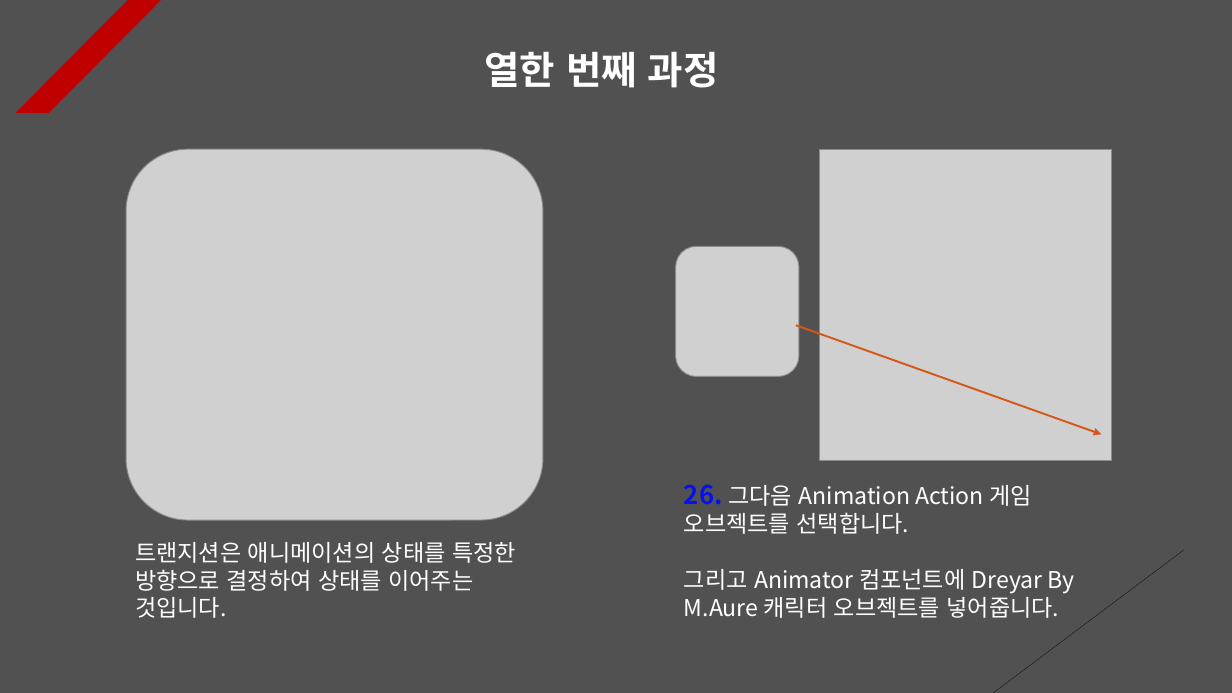
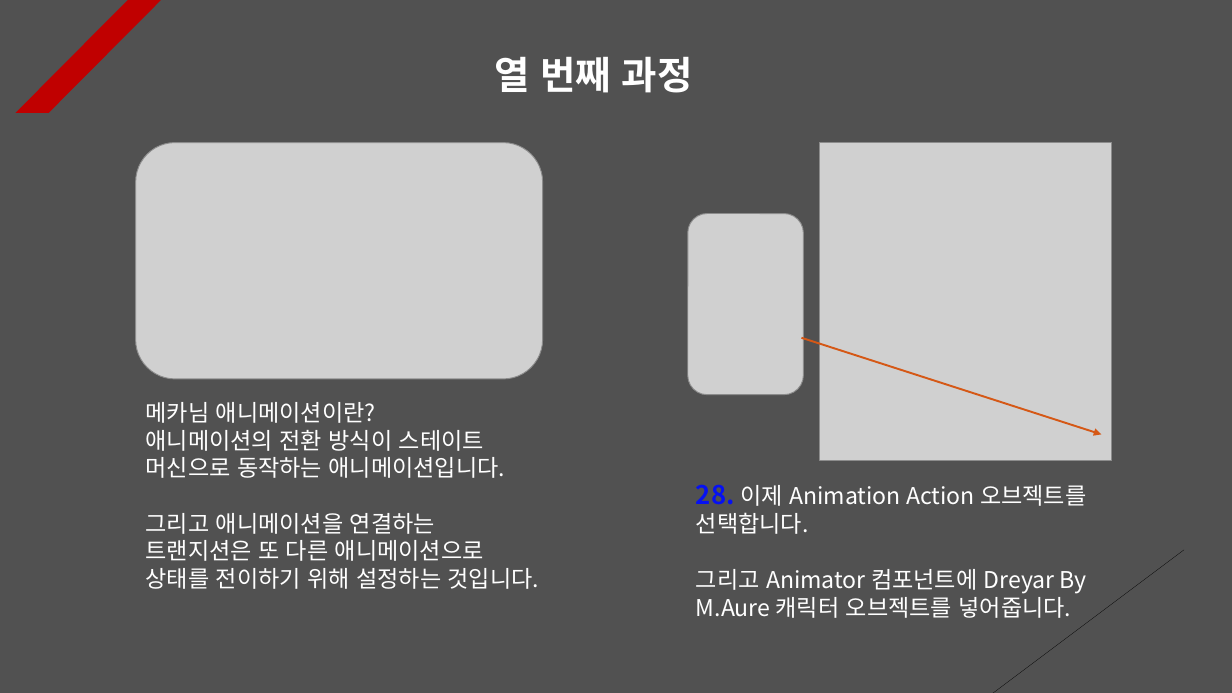
Before and after one commit to Unity2033/3D-UnityEngine, a slide deck: slide 11 of Assets/Class/Animator/PPT Data/Animator Example.pptx (slide 12 before the commit). Drawn at 1232x693 pixels with LibreOffice and Linux fonts; fonts in the diff are those of the drawing; grey boxes stand for pictures. Boxes give left, top, right and bottom in pixels: in the first picture for what was removed or moved away, otherwise in the second. Text is boxed around its words. In the diff, an @@ line names an element or a change of style, - is before the commit and + after.

```diff
--- a/Assets/Class/Animator/PPT Data/Animator Example.pptx
+++ b/Assets/Class/Animator/PPT Data/Animator Example.pptx
@@ text at <box>494,56,693,93</box>: text changed @@
-열한 번째 과정
+열 번째 과정
@@ picture: place and size @@
-picture at <box>126,149,543,519</box>
+picture at <box>136,142,543,379</box>
@@ picture: place and size @@
-picture at <box>820,149,1112,460</box>
+picture at <box>820,142,1112,460</box>
@@ picture: place and size @@
-picture at <box>676,247,799,377</box>
+picture at <box>688,213,803,395</box>
@@ arrow moved from (796, 325) - (1102, 434) to (801, 338) - (1102, 434) @@
@@ text at <box>146,402,539,589</box>: text changed @@
-트랜지션은 애니메이션의 상태를 특정한 방향으로 결정하여 상태를 이어주는 것입니다.
+메카님 애니메이션이란?
+애니메이션의 전환 방식이 스테이트 머신으로 동작하는 애니메이션입니다.
+그리고 애니메이션을 연결하는 트랜지션은 또 다른 애니메이션으로 상태를 전이하기 위해 설정하는 것입니다.
@@ text "28. 이제 Animation Action 오브젝트를 ...": place and size @@
-text "28. 이제 Animation Action 오브젝트를 ..." at <box>684,484,1075,618</box>
+text "28. 이제 Animation Action 오브젝트를 ..." at <box>696,484,1087,618</box>
@@ text at <box>696,484,1086,534</box>: text changed @@
-26. 그다음 Animation Action 게임 오브젝트를 선택합니다.
+28. 이제 Animation Action 오브젝트를 선택합니다.
```
Also in this commit, not shown: 11 other slides changed, 1 slide added, 1 slide removed, 46 other files.
